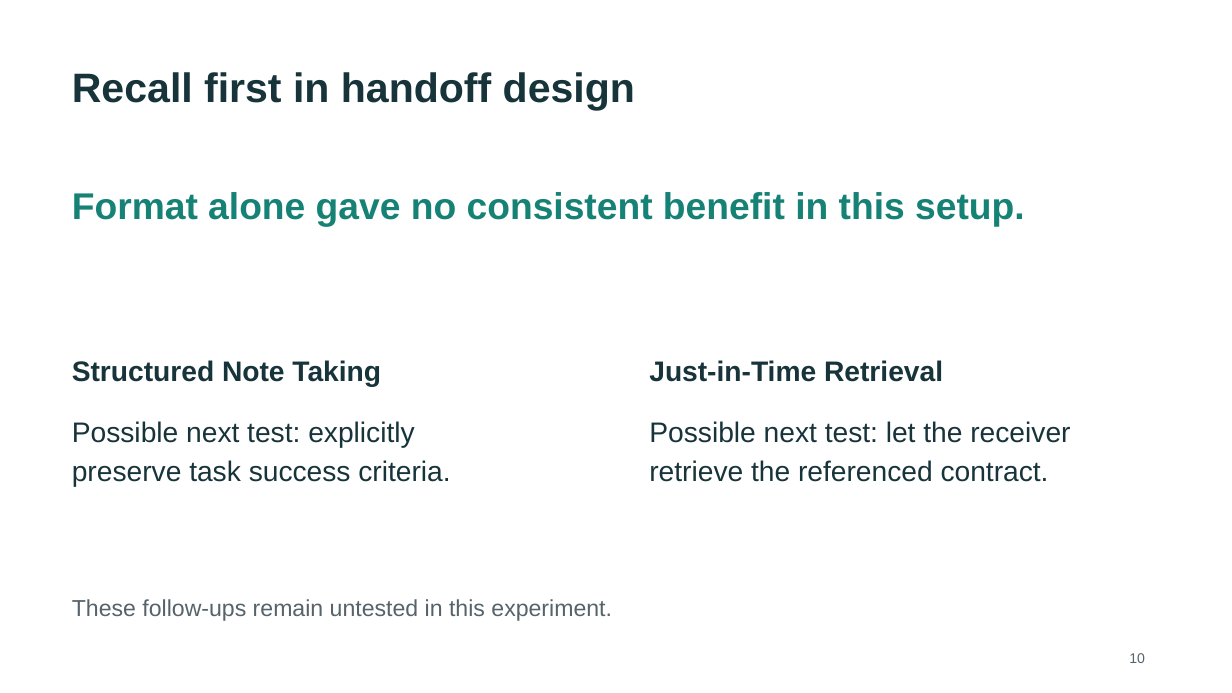
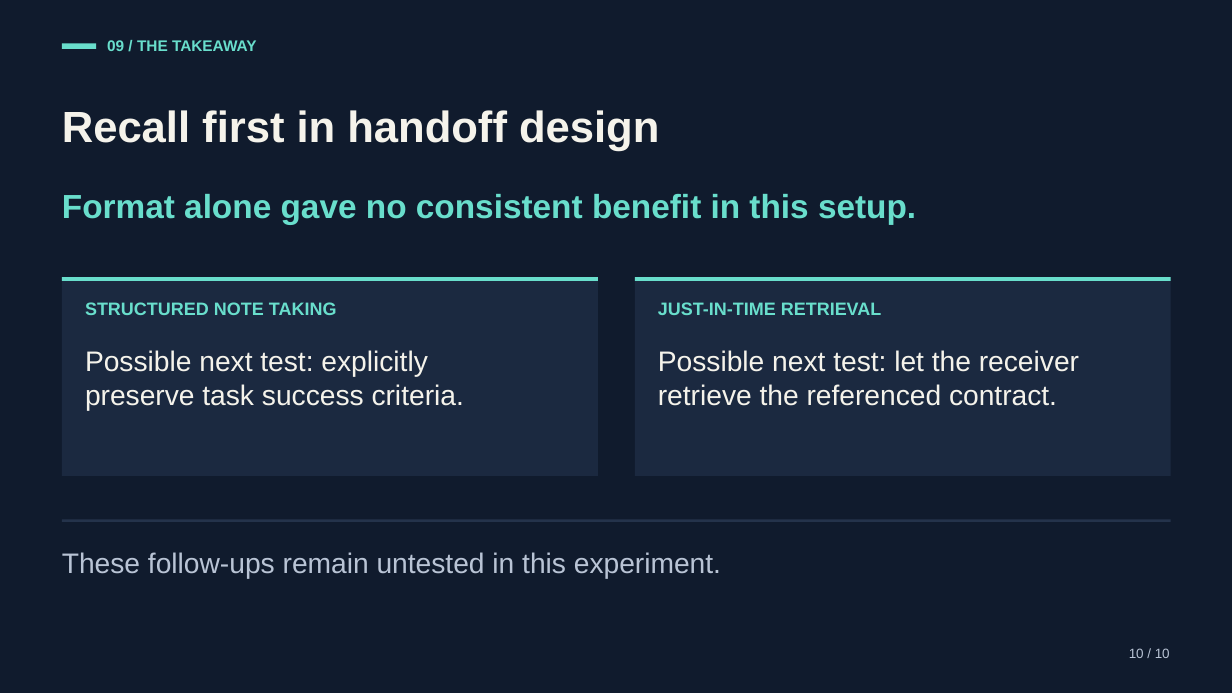
Before and after one commit to CS3227-2610-MP3-Deskmate/CS3227-2610-MP3, a slide deck: slide 10 of experiments/agent-handoff-2026-10-19/Agent_Handoff_Results.pptx. Drawn at 1232x693 pixels with LibreOffice and Linux fonts; fonts in the diff are those of the drawing. Boxes give left, top, right and bottom in pixels: in the first picture for what was removed or moved away, otherwise in the second. Text is boxed around its words. In the diff, an @@ line names an element or a change of style, - is before the commit and + after.

Commit message:
docs: Restyle the agent handoff slides

```diff
--- a/experiments/agent-handoff-2026-10-19/Agent_Handoff_Results.pptx
+++ b/experiments/agent-handoff-2026-10-19/Agent_Handoff_Results.pptx
@@ background #FFFFFF to #101B2D @@
@@ rectangle added at (62, 43, 96, 49), fill #69DECC @@
@@ text added at (107, 40, 257, 51), 12 pt, text #69DECC, bold @@
+09 / THE TAKEAWAY
@@ text "Recall first in handoff design": place and size @@
-text "Recall first in handoff design" at (72, 72, 635, 110)
+text "Recall first in handoff design" at (62, 110, 659, 151)
@@ text "Recall first in handoff design" at (62, 110, 659, 151): size 32 to 34 pt, text colour #18343B to #F5F3EB; line spacing 1.15 to 1; vertical alignment top to middle @@
@@ text "Format alone gave no consistent ...": place and size @@
-text "Format alone gave no consistent ..." at (72, 192, 1025, 227)
+text "Format alone gave no consistent ..." at (62, 194, 916, 224)
@@ text "Format alone gave no consistent ..." at (62, 194, 916, 224): size 29 to 26 pt, text colour #168276 to #69DECC; line spacing 1.15 to 1 @@
@@ rectangle added at (62, 277, 598, 476), fill #1B2940 @@
@@ rectangle added at (62, 277, 598, 281), fill #69DECC @@
@@ rectangle added at (635, 277, 1171, 476), fill #1B2940 @@
@@ rectangle added at (635, 277, 1171, 281), fill #69DECC @@
@@ text at (85, 302, 337, 315): text changed; size 22 to 14 pt; text colour #18343B to #69DECC @@
-Structured Note Taking
+STRUCTURED NOTE TAKING
@@ text at (658, 302, 882, 315): text changed; size 22 to 14 pt; text colour #18343B to #69DECC @@
-Just-in-Time Retrieval
+JUST-IN-TIME RETRIEVAL
@@ text at (85, 350, 464, 411): text changed; text colour #18343B to #F5F3EB @@
-Possible next test: explicitly
-preserve task success criteria.
+Possible next test: explicitly
+preserve task success criteria.
@@ text at (658, 350, 1079, 406): text changed; text colour #18343B to #F5F3EB @@
-Possible next test: let the receiver
-retrieve the referenced contract.
+Possible next test: let the receiver
+retrieve the referenced contract.
@@ rectangle added at (62, 519, 1171, 522), fill #24334B @@
@@ text "These follow-ups remain untested in ...": place and size @@
-text "These follow-ups remain untested in ..." at (72, 599, 612, 621)
+text "These follow-ups remain untested in ..." at (62, 552, 721, 579)
@@ text "These follow-ups remain untested in ..." at (62, 552, 721, 579): size 18 to 22 pt, text colour #56636A to #B9C4D5; line spacing 1.15 to 1 @@
@@ text "10 / 10" at (1129, 648, 1170, 658): vertical alignment top to middle @@
@@ text at (1129, 648, 1170, 658): text changed; size 11 to 10.5 pt; text colour #56636A to #B9C4D5 @@
-10
+10 / 10
```
Also in this commit, not shown: 11 other slides changed, 1 other file.
